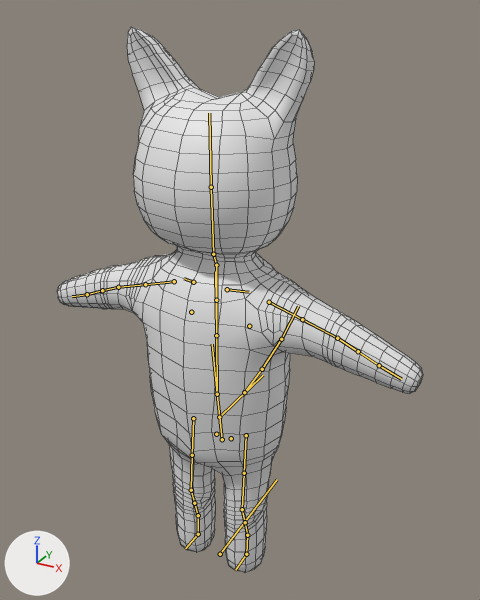
An edit to the FBX model Periode 3 project/Assets/Models/cats/Black cat/black cat.fbx, drawn before and after from the same camera.
Before and after are seen from a 50 mm lens placed at (1.14, -1.9, 2.18), pointed at (-0.05, 0.27, 1.09). The axes (+X, +Y, +Z) are drawn at lower left. The lights are the same throughout. The bones that bend it are drawn over the model as lines. Mesh edges are drawn as thin lines.

Objects in the first picture: 'black cat'.
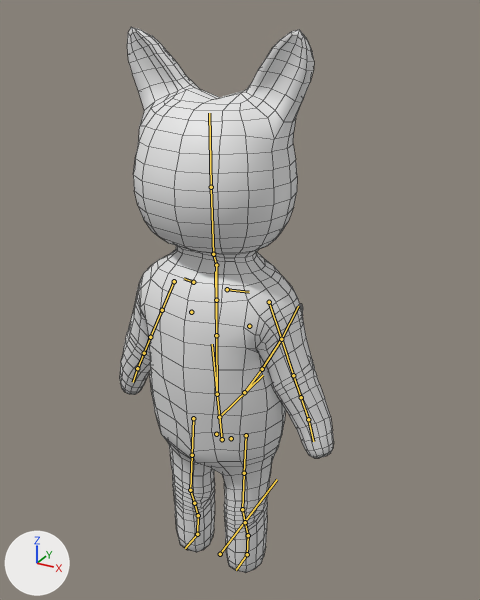
The newer file adds an action. The first version stands in its rest pose; the second is drawn at frame 81 of the action 'rig|Push'.

The edits, one by one:
Bone 'DEF-upper_arm.L' (bone_def_upper_arm_l) turns from (0, 0, 0) to (43, 9, -23) degrees about its own x, y and z.
Bone 'DEF-upper_arm.L' (bone_def_upper_arm_l) is rescaled from (1.0, 1.0, 1.0) to (0.99, 1.03, 0.99).
Bone 'DEF-forearm.L' (bone_def_forearm_l) turns from (0, 0, 0) to (-6, 0, 0) degrees about its own x, y and z.
Bone 'DEF-forearm.L' (bone_def_forearm_l) is rescaled from (1.0, 1.0, 1.0) to (0.99, 1.02, 0.99).
Bone 'DEF-hand.L' (bone_def_hand_l) turns from (0, 0, 0) to (9, -4, 7) degrees about its own x, y and z.
Bone 'DEF-hand.L' (bone_def_hand_l) is rescaled from (1.0, 1.0, 1.0) to (1.02, 0.96, 1.02).
Bone 'DEF-upper_arm.R' (bone_def_upper_arm_r) turns from (0, 0, 0) to (42, -9, 23) degrees about its own x, y and z.
Bone 'DEF-upper_arm.R' (bone_def_upper_arm_r) is rescaled from (1.0, 1.0, 1.0) to (0.99, 1.03, 0.99).
Bone 'DEF-forearm.R' (bone_def_forearm_r) turns from (0, 0, 0) to (-6, 0, 0) degrees about its own x, y and z.
Bone 'DEF-forearm.R' (bone_def_forearm_r) is rescaled from (1.0, 1.0, 1.0) to (0.99, 1.02, 0.99).
Bone 'DEF-forearm.R.001' (bone_def_forearm_r_001) turns from (0, 0, 0) to (0, 15, 0) degrees about its own x, y and z.
Bone 'DEF-hand.R' (bone_def_hand_r) turns from (0, 0, 0) to (0, 14, 5) degrees about its own x, y and z.
Bone 'DEF-hand.R' (bone_def_hand_r) is rescaled from (1.0, 1.0, 1.0) to (1.02, 0.96, 1.02).

What differs and where, as boxes (x1, y1, x2, y2) in the pictures (480 x 600 px):
'black cat', posed (41% narrower): before (57, 27, 423, 572); after (120, 27, 334, 573)
bone 'DEF-upper_arm.L', root to tip: before (269, 302) to (302, 319); after (269, 302) to (281, 339)
bone 'DEF-forearm.L', root to tip: before (337, 338) to (358, 351); after (293, 375) to (301, 397)
bone 'DEF-hand.L', root to tip: before (379, 365) to (401, 379); after (308, 419) to (313, 441)
bone 'DEF-upper_arm.R', root to tip: before (174, 281) to (145, 284); after (174, 281) to (162, 310)
bone 'DEF-forearm.R', root to tip: before (118, 287) to (102, 290); after (150, 337) to (144, 353)
bone 'DEF-forearm.R.001', root to tip: before (102, 290) to (87, 294); after (144, 353) to (137, 368)
bone 'DEF-hand.R', root to tip: before (87, 294) to (72, 296); after (137, 368) to (133, 382)
